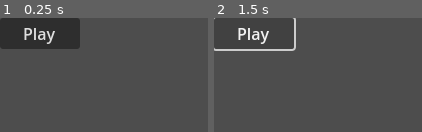
Above: before the commit, frames 1-2 (left to right).
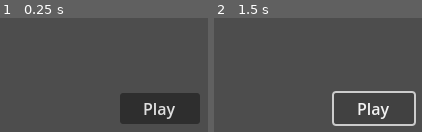
Above: after the commit, the same moments.

Repository: unabated-games/godot-cli
Game: Godot game, scene res://main.tscn
The game is run twice, just before and just after one commit, with the same random seed, the same clock (stepped at 60 frames per second) and the same inputs.
Inputs:
- Up to frame 1 (0.25 s): no input
- Up to frame 2 (1.5 s): click "Play" at 0.5 s; click "Play" at 1.25 s

The runs differ from the first frame. In frame 1, 21% of the frame differs, in the area x 0-97%, y 0-93%; in frame 2, 4.5%.

Commit message:
Make the run fixture able to fail the way 0.21.0 fixed
The autoload fixture's click test could not have caught the bug it now
guards. Its Play button sat at (40, 15), inside the 64x64 the headless
display server leaves behind, and the click was scheduled at frame 2,
which any run reaches however far physics has drifted from the iteration
count. Both halves of the defect were invisible to it.

The button is centred in the fixture's 320x180 viewport now, and the run
asserts an equality -- 24 frames requested, physics_frames=24 printed --
plus the handler's own line proving the click reached a real layout.
Checked against the old command line: the same fixture reports 11 and 12
frames on consecutive runs and never fires the handler.

Suggested by the session that reported the original defect, which had
verified the fix but could not construct a case for the guard.

Co-Authored-By: Claude Opus 5 (1M context) <noreply@anthropic.com>
Claude-Session: https://claude.ai/code/session_01PFPkupXE6Nn53H9h8KaLYH

Diff:
--- a/test_fixtures/autoload_project/main.gd
+++ b/test_fixtures/autoload_project/main.gd
@@ -5,3 +5,25 @@
 # compile and nothing ran.
 func _ready() -> void:
 	print("autoload fixture score=", GameState.score)
+
+
+# Counted so a run can assert that --frames N is N frames. Godot paces physics
+# off the wall clock unless told otherwise, while --quit-after counts main-loop
+# iterations; when those drift apart, input scheduled late in a run is never
+# delivered and the run still exits 0.
+var _physics_frames := 0
+
+
+func _physics_process(_delta: float) -> void:
+	_physics_frames += 1
+
+
+func _exit_tree() -> void:
+	print("autoload fixture physics_frames=", _physics_frames)
+
+
+# The button is centred in the 320x180 viewport, so its centre is far outside
+# the 64x64 a headless display server leaves behind. This line printing is the
+# proof that a headless click reached a real layout.
+func _on_play_pressed() -> void:
+	print("autoload fixture play pressed")
--- a/test_fixtures/autoload_project/main.tscn
+++ b/test_fixtures/autoload_project/main.tscn
@@ -8,6 +8,14 @@
 script = ExtResource("Script_main")
 
 [node name="Play" type="Button" parent="." unique_id=2086014595]
-offset_right = 80
-offset_bottom = 30
+offset_right = 40.0
+offset_bottom = 15.0
 text = "Play"
+anchor_left = 0.5
+anchor_top = 0.5
+anchor_right = 0.5
+anchor_bottom = 0.5
+offset_left = -40.0
+offset_top = -15.0
+
+[connection signal="pressed" from="Play" to="." method="_on_play_pressed"]
Not shown, changed: build.zig
